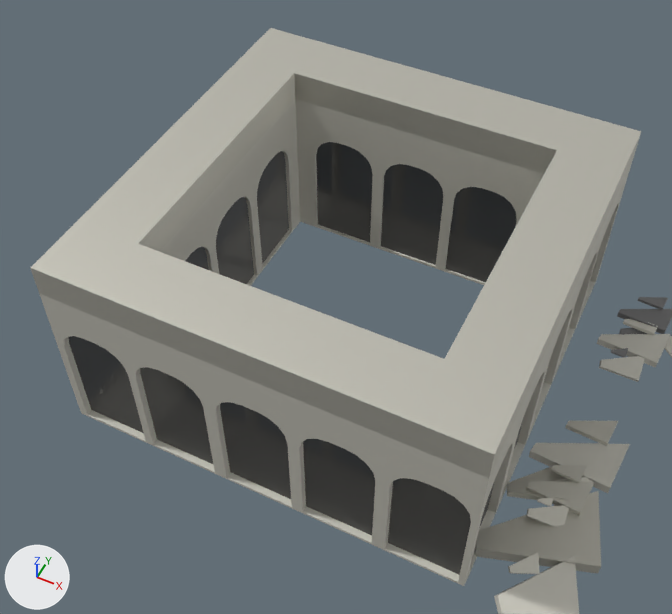
One commit to the FBX model Assets/MatFASE3/Escombros/EscombrosGris.fbx: the scene before it, then after it.
One viewpoint serves both versions: a 50 mm camera at (-0.43, -3.18, 5.84) aimed at (-2.09, 0.14, 1.69). The axes (+X, +Y, +Z) are drawn at lower left. The lights are the same throughout. The first picture is the older version. Where no turn or scale is listed for an object, it has been applied to the vertices.

Before the edit, the objects in view are built like this:
```python
me_cube_081 = bpy.data.meshes.new('Cube.081')
me_cube_081.from_pydata(...)  # 336 vertices, 252 faces; spans x -0.3..1.56, y -4.27..0.15, z -0.26..0.04
# faces by material slot: [102, 72, 78]
me_cube_081.materials.append(mat_material_027)  # grey #747474
me_cube_081.materials.append(mat_material_013)  # light grey #ceccc1
me_cube_081.materials.append(mat_material_011)  # light grey #ceccc1
me_cube_113 = bpy.data.meshes.new('Cube.113')
me_cube_113.from_pydata(...)  # 866 vertices, 512 faces; spans x -1.2..1.2, y -1.2..1.2, z -0.52..0.7
# faces by material slot: [32, 10, 470]
me_cube_113.materials.append(mat_material_014)  # dark grey #3a3a3a
me_cube_113.materials.append(mat_material_011)  # light grey #ceccc1
me_cube_113.materials.append(mat_material_013)  # light grey #ceccc1
ob_cube_005 = bpy.data.objects.new('Cube.005', me_cube_081)
ob_cube_005.location = (-1.396, 2.378, 1.538)
ob_cube_044 = bpy.data.objects.new('Cube.044', me_cube_113)
ob_cube_044.location = (-1.996, 0.209, 1.858)
```
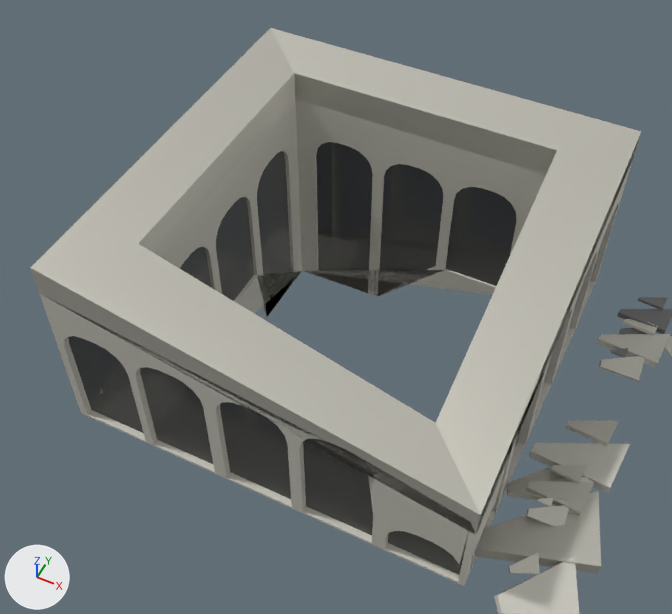
Patch to the scene script:
```diff
--- a/Assets/MatFASE3/Escombros/EscombrosGris.fbx.py
+++ b/Assets/MatFASE3/Escombros/EscombrosGris.fbx.py
@@ me_cube_113 @@
 # used by ob_cube_044; location = (-1.996, 0.209, 1.858)
-me_cube_113.from_pydata(...)  # 866 vertices, 512 faces; spans x -1.2..1.2, y -1.2..1.2, z -0.52..0.7
+me_cube_113.from_pydata(...)  # 866 vertices, 511 faces; spans x -1.2..1.2, y -1.2..1.2, z -1.02..0.7
+# me_cube_113 part 1
+# 1 face is deleted
+# 78 vertices in x -1.2..1.2, y -1.2..1.2, z -0.52..0.52 move by (0.0, 0.0, -0.5)
+# 19 vertices in x 0.37..1.2, y -1.2..-0.36, z 0.26..0.7 move by (0.0, 0.0, -0.49)
 me_cube_113.materials.append(mat_material_014)
```

Boxes [x1, y1, x2, y2] around the edits, measured in the pictures (672 x 614 px; the box of a moved part takes in the faces that stretch with it):
part 1 of me_cube_113, moved or reshaped
    both: [32, 34, 640, 581]
